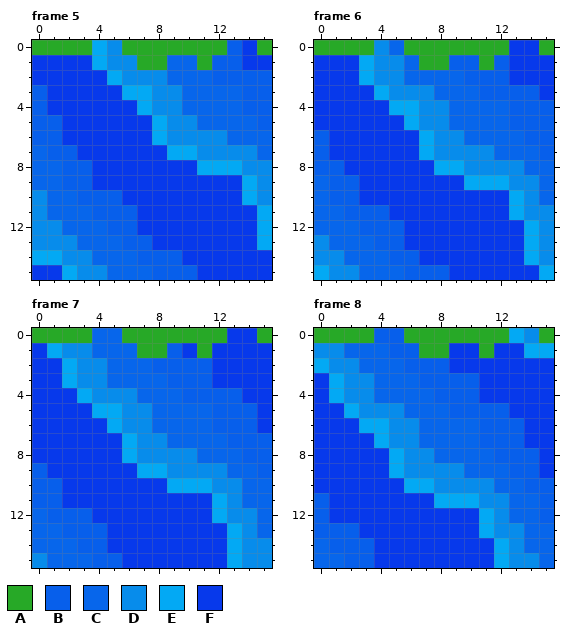
One commit to this animated GIF sprite: defaultresources/images/tiles/Wasser(O).gif. Above, as it was before the edit.
The file is 16x16 pixels, 17 frames. Shown: frame 5, frame 6, frame 7, frame 8. The commit also changed other frames, which this record leaves out.
Palette (. is transparent): A #27a927  B #075feb  C #0766eb  D #078ceb  E #03a9f4  F #0739eb
Pixels before, frame 5, first column x 0:
 0 AAAAEDAAAAAAABFA
 1 FFFFEDDAACCABBFF
 2 FFFFFEDDDCCCBBBB
 3 BFFFFFEEDDCCCCBB
 4 BFFFFFFEDDCCCCBB
 5 BBFFFFFFEDDCCCCB
 6 BBFFFFFFEDDDDCCC
 7 CBBFFFFFFEEDDDDC
 8 CCBBFFFFFFFEEEDD
 9 CCBBFFFFFFFFFFED
10 DCCBBBFFFFFFFFED
11 DCCCBBBFFFFFFFFE
12 DDCCCBBFFFFFFFFE
13 DDDCCCBBFFFFFFFE
14 EEDDCCCBBBFFFFFF
15 FFEDDCCCBBBFFFFF
Pixels before, frame 6, first column x 0:
 0 AAAADCAAAAAAAFFA
 1 FFFEDDCAABBABFFF
 2 FFFEDDCCCCBBBFFF
 3 FFFFEDDDCCCBBBBF
 4 FFFFFEEDDCCCCBBB
 5 FFFFFFEDDCCCCBBB
 6 BFFFFFFEDDCCCCBB
 7 BFFFFFFEDDDDCCCB
 8 BBFFFFFFEEDDDDCC
 9 CBBFFFFFFFEEEDDC
10 CBBFFFFFFFFFFEDC
11 CCBBBFFFFFFFFEDD
12 CCCBBBFFFFFFFFED
13 DCCCBBFFFFFFFFED
14 DDCCCBBFFFFFFFED
15 EDDCCCBBBFFFFFFE
Pixels before, frame 7, first column x 0:
 0 AAAACCAAAAAAAFFA
 1 FEDDCCCAABFAFFFF
 2 FFEDDCCCBBBBFFFF
 3 FFEDDCCCCBBBFFFF
 4 FFFEDDDCCCBBBBFF
 5 FFFFEEDDCCCCBBBF
 6 FFFFFEDDCCCCBBBF
 7 FFFFFFEDDCCCCBBB
 8 FFFFFFEDDDDCCCBB
 9 BFFFFFFEEDDDDCCB
10 BBFFFFFFFEEEDDCC
11 BBFFFFFFFFFFEDCC
12 CBBBFFFFFFFFEDDC
13 CCBBBFFFFFFFFEDC
14 CCCBBFFFFFFFFEDD
15 DCCCBBFFFFFFFEDD
Pixels before, frame 8, first column x 0:
 0 AAAABBAAAAAAAEDA
 1 DDCCCBBAAFFAFFEE
 2 EDDCCCBBBFFFFFFF
 3 FEDDCCCBBBBFFFFF
 4 FEDDCCCCBBBFFFFF
 5 FFEDDDCCCBBBBFFF
 6 FFFEEDDCCCCBBBFF
 7 FFFFEDDCCCCBBBFF
 8 FFFFFEDDCCCCBBBF
 9 FFFFFEDDDDCCCBBF
10 FFFFFFEEDDDDCCBB
11 BFFFFFFFEEEDDCCB
12 BFFFFFFFFFFEDCCB
13 BBBFFFFFFFFEDDCC
14 CBBBFFFFFFFFEDCC
15 CCBBFFFFFFFFEDDC
Now the later version:
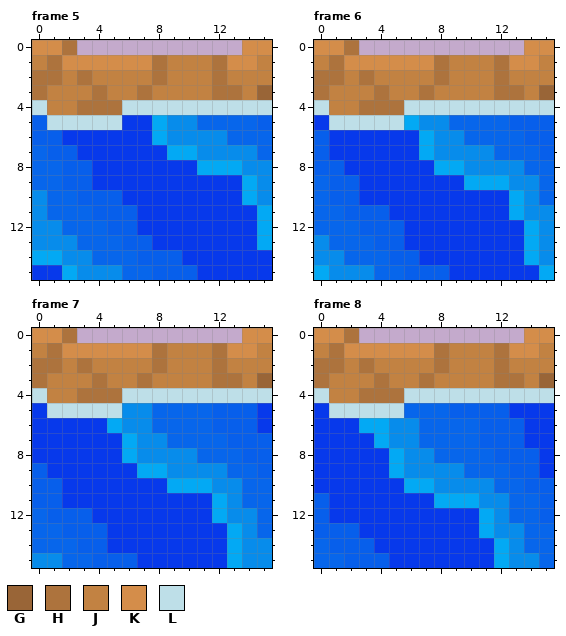
Colours new in this view: G #996537  H #ad733d  J #c28242  K #d48d4a  L #bedfe8
Difference:
Changed rows in their new state; - is an unchanged pixel.
Frame 5:
first column x 0:
 0 KKH...........KK
 1 JHKKKKKKHJJJHKKJ
 2 HHJHJJJJHJJJHJJJ
 3 HJJJHJJHJJJJHHJG
 4 LJJHHHLLLLLLLLLL
 5 -LLLLL----------
first column x 5:
15 D
Frame 6:
first column x 0:
 0 KKH...........KK
 1 JHKKKKKKHJJJHKKJ
 2 HHJHJJJJHJJJHJJJ
 3 HJJJHJJHJJJJHHJG
 4 LJJHHHLLLLLLLLLL
 5 -LLLLL----------
first column x 3:
15 D
Frame 7:
first column x 0:
 0 KKH...........KK
 1 JHKKKKKKHJJJHKKJ
 2 HHJHJJJJHJJJHJJJ
 3 HJJJHJJHJJJJHHJG
 4 LJJHHHLLLLLLLLLL
 5 -LLLLL----------
first column x 1:
15 D----B
Frame 8:
first column x 0:
 0 KKH...........KK
 1 JHKKKKKKHJJJHKKJ
 2 HHJHJJJJHJJJHJJJ
 3 HJJJHJJHJJJJHHJG
 4 LJJHHHLLLLLLLLLL
 5 -LLLLL----------
first column x 4:
15 B
